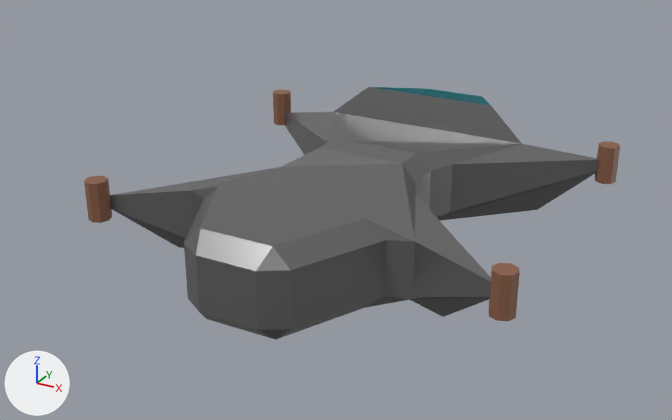
The Blender file assets/drone/drone.blend, before and after one commit.
Both versions are drawn from a camera (50 mm lens) standing at (2.46, -4.88, 2.52) and looking at (-0.14, -0.15, 0.16). The axes (+X, +Y, +Z) are drawn at lower left. The lights are the same throughout.
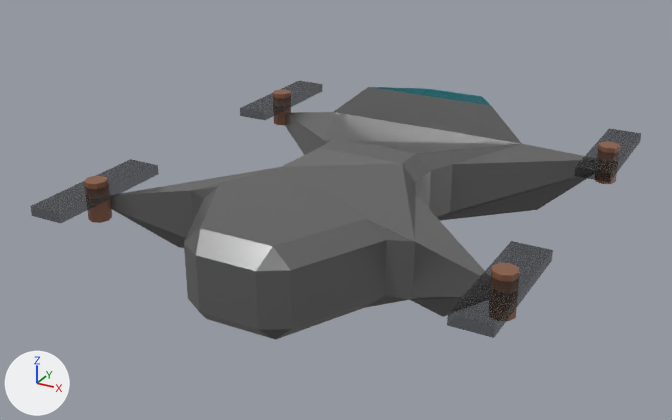
Where the newer file only moved an object's origin or applied its transform, the numbers keep the older frame.

Location of each change, [x1, y1, x2, y2] in pixels of the pictures (672 x 420 px):
'Cube.001', shown: after [447, 241, 553, 338]
'Cube.003', shown: after [30, 159, 159, 223]
'Cube', shown: after [574, 129, 641, 182]
'Cube.002', shown: after [240, 81, 322, 120]
'Cylinder', unchanged, covered by the edit: before [489, 263, 520, 321]; after [491, 263, 520, 321]

The change, as a list of edits to the scene's bpy script:
```text
Change ob_cube:
    remove ob_cube.hide_set(True)  # its collection is switched off
Change ob_cube_001:
    remove ob_cube_001.hide_set(True)  # its collection is switched off
Change ob_cube_002:
    remove ob_cube_002.hide_set(True)  # its collection is switched off
Change ob_cube_003:
    remove ob_cube_003.hide_set(True)  # its collection is switched off
```
